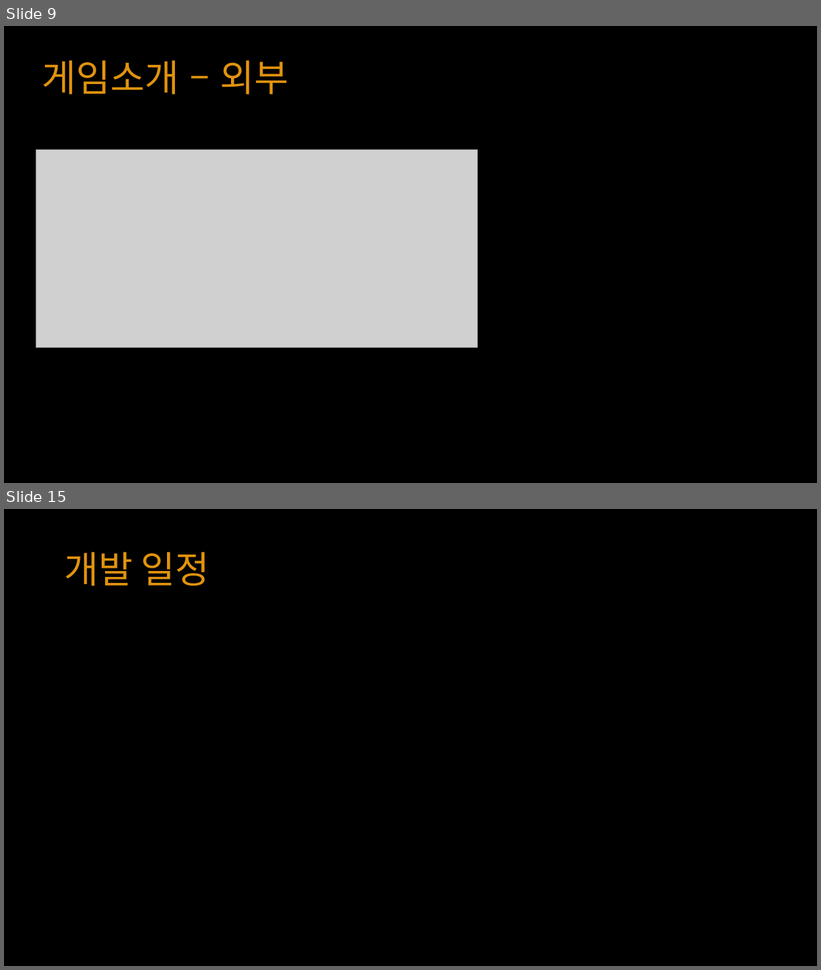
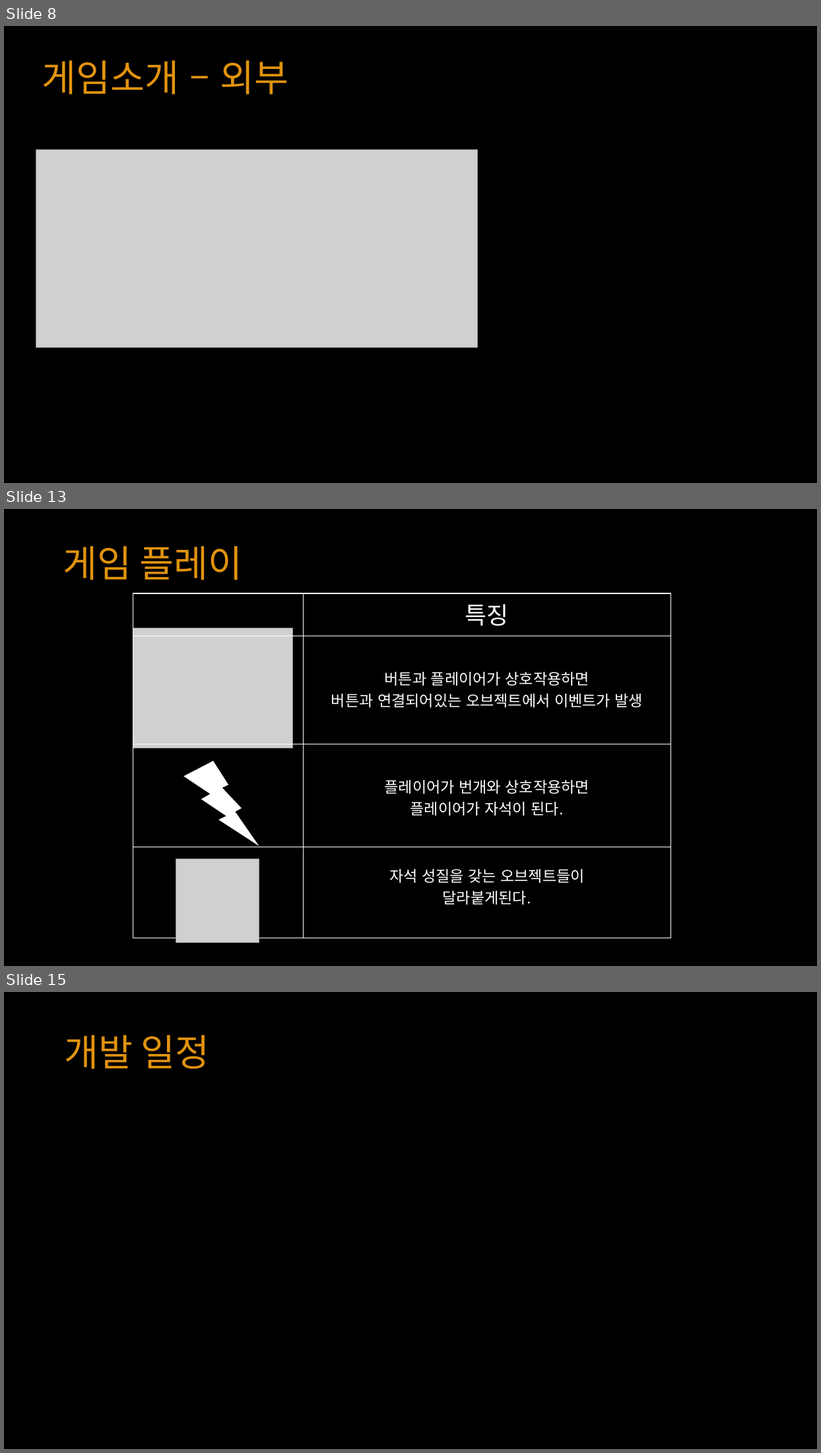
Before and after one commit to YKTeam/Room503, a slide deck: Document/Escape Cube(가제) ppt.pptx. Shown one above the other, each under a label of ours: slides 9 and 15 before the commit, slides 8, 13 and 15 after it; the slides between them are not shown. The pictures are 821x970 and 821x1453 pixels, drawn with LibreOffice and Linux fonts; fonts in the diff are those of the drawing; grey boxes stand for pictures. Boxes give left, top, right and bottom in pixels: in the first picture for what was removed or moved away, otherwise in the second. Text is boxed around its words. In the diff, an @@ line names an element or a change of style, - is before the commit and + after.

```diff
--- a/Document/Escape Cube(가제) ppt.pptx
+++ b/Document/Escape Cube(가제) ppt.pptx
@@ slide 13 added at box(4, 509, 817, 966), background #000000 @@
@@ text added at box(63, 546, 243, 580), 44 pt, text #E1930E @@
+게임 플레이
@@ table added at box(133, 593, 671, 946), 4 rows, 2 columns @@
+ | 특징
+ | 버튼과 플레이어가 상호작용하면 / 버튼과 연결되어있는 오브젝트에서 이벤트가 발생
+ | 플레이어가 번개와 상호작용하면 / 플레이어가 자석이 된다.
+ | 자석 성질을 갖는 오브젝트들이 / 달라붙게된다.
@@ picture added at box(133, 628, 292, 748) @@
@@ lightning bolt added at box(184, 761, 259, 846), fill #FFFFFF @@
@@ picture added at box(176, 859, 259, 943) @@
@@ what was slide 9 is now slide 8 @@
```
Also in this commit, not shown: 7 slides changed, 1 other slide added, 2 slides removed, 1 other file.
